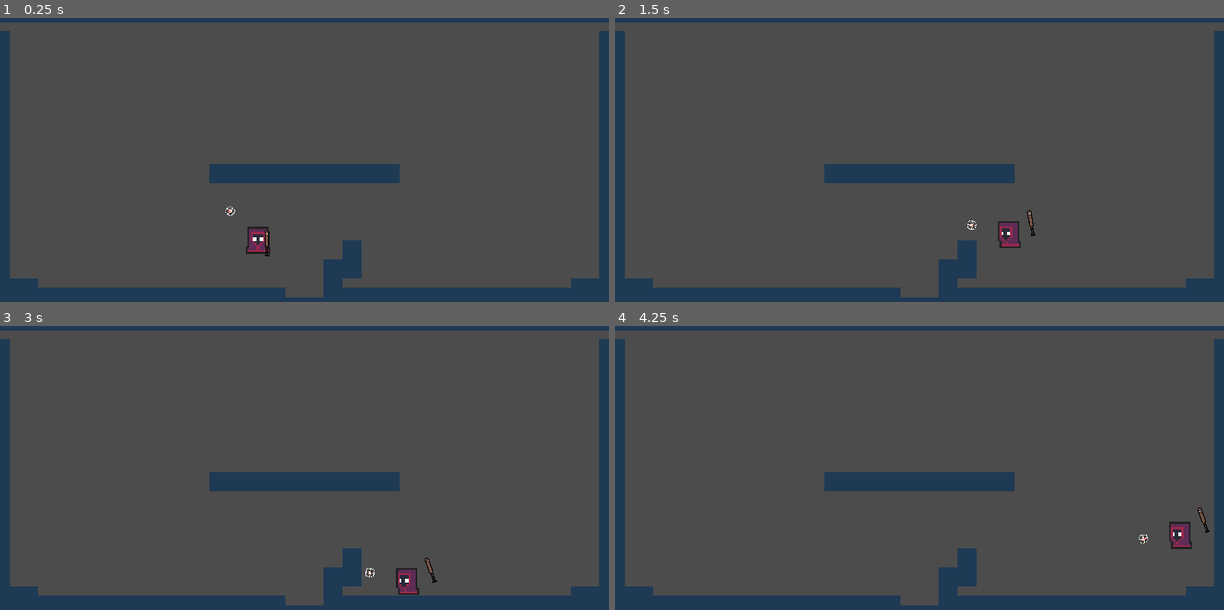
Above: before the commit, frames 1-4 (two rows, left to right).
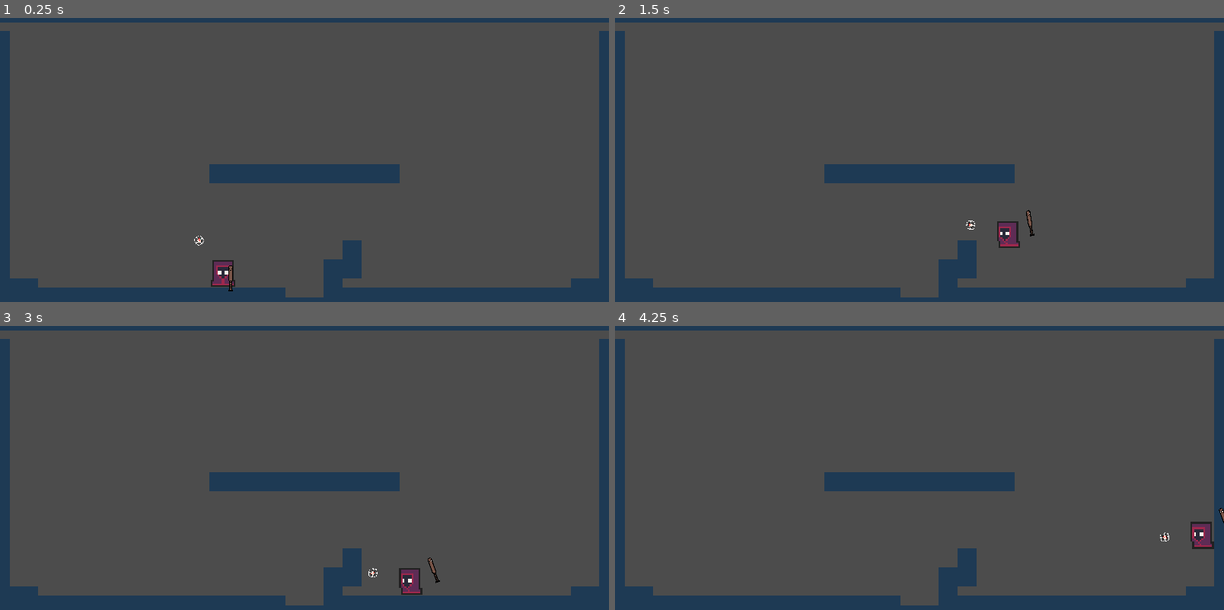
Above: after the commit, the same moments.

Repository: Kiingst/Dont-Bring-a-Bat-to-Gun-Fight
Game: Godot game, scene res://Assets/Levels/Level_Script/Flat_test.tscn
The game is run twice, just before and just after one commit, with the same random seed, the same clock (stepped at 60 frames per second) and the same inputs.
Inputs (mouse positions are in pixels of both pictures, inside the frame that each line leads up to):
- Up to frame 1 (0.25 s): no input
- Up to frame 2 (1.5 s): move the mouse to (1053, 165) at 0.52 s; press the mouse at (1053, 165) at 0.53 s; hold D (Move_Right) from 0.53 s (still down); tap Space (jump) at 0.77 s; move the mouse to (797, 199) at 1.27 s; release the mouse at (797, 199) at 1.28 s; click (797, 199) at 1.35 s
- Up to frame 3 (3 s): tap Space (jump) at 1.52 s; move the mouse to (365, 414) at 2.02 s; release D (Move_Right) at 2.03 s; press the mouse at (365, 414) at 2.03 s; hold A (Move_Left) 2.03-2.78 s; move the mouse to (274, 561) at 2.77 s; release the mouse at (274, 561) at 2.78 s; hold D (Move_Right) from 2.78 s (still down); click (274, 561) at 2.85 s
- Up to frame 4 (4.25 s): keep holding D (Move_Right); tap Space (jump) at 3.02, 3.77 s; move the mouse to (1102, 544) at 3.52 s; press the mouse at (1102, 544) at 3.53 s

The runs differ from the first frame. In frame 1, 0.8% of the frame differs, in the area x 31-45%, y 66-97%; in frame 2, 0.2%; in frame 3, 0.3%; in frame 4, 0.8%, in the area x 86-100%, y 63-79%.

Commit message:
idk

Diff:
--- a/Assets/Levels/Level_Script/Flat_test.tscn
+++ b/Assets/Levels/Level_Script/Flat_test.tscn
@@ -1,6 +1,5 @@
-[gd_scene load_steps=5 format=2]
+[gd_scene load_steps=4 format=2]
 
-[ext_resource path="res://Assets/Player/Player_Script/Hitter/Player_Hitter.tscn" type="PackedScene" id=1]
 [ext_resource path="res://Assets/Levels/Level_Script/2dTileMap.tscn" type="PackedScene" id=2]
 [ext_resource path="res://Assets/Levels/Level_Script/ParallaxBackground.tscn" type="PackedScene" id=3]
 [ext_resource path="res://Assets/Player/Player_Script/Hitter/Player_Hitterold.tscn" type="PackedScene" id=4]
@@ -15,7 +14,5 @@
 [node name="TileMap" parent="." instance=ExtResource( 2 )]
 tile_data = PoolIntArray( -589840, 1610612737, 0, -589839, 1610612737, 0, -589838, 1610612737, 0, -589837, 1610612737,  …(6030 unchanged characters)…
 
-[node name="Player_Hitter" parent="." instance=ExtResource( 1 )]
-visible = false
-
 [node name="Player_Hitter2" parent="." instance=ExtResource( 4 )]
+position = Vector2( -137, 94 )
--- a/Assets/Player/Player_Script/Hitter/Player_Hitter.gd
+++ b/Assets/Player/Player_Script/Hitter/Player_Hitter.gd
@@ -65,9 +65,11 @@
 		match side:
 			1:
 				if swing_ready == false:
+					print("charging")
 					Weapon_animation_mode.travel("Gungeon_Charge_Left")
 					charge_monitor = true
 				else:
+					print("swinging")
 					swing_ready = false
 					charge_monitor = false
 					swing(swing_left)
@@ -93,6 +95,7 @@
 		Player_Control_Bat(delta)
 
 func swing(swing):
+	print("swinging")
 	isSwinging = true
 
 	var look_vec = get_global_mouse_position() - global_position
--- a/Assets/Player/Player_Script/Hitter/Player_Weapon.gd
+++ b/Assets/Player/Player_Script/Hitter/Player_Weapon.gd
@@ -1,5 +1,6 @@
 extends Node2D
 signal Done
+signal hi
 
 # Declare member variables here. Examples:
 # var a = 2
